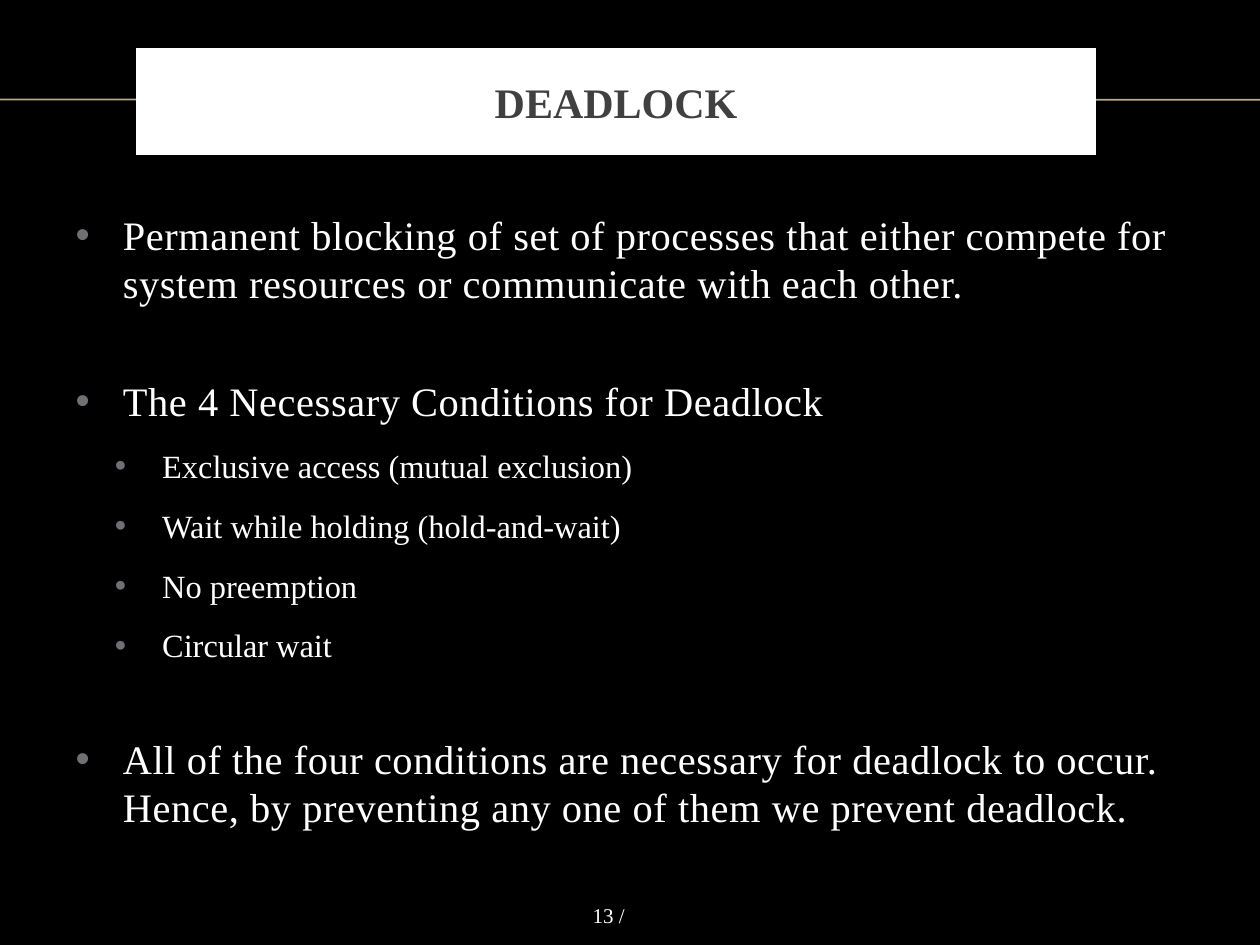
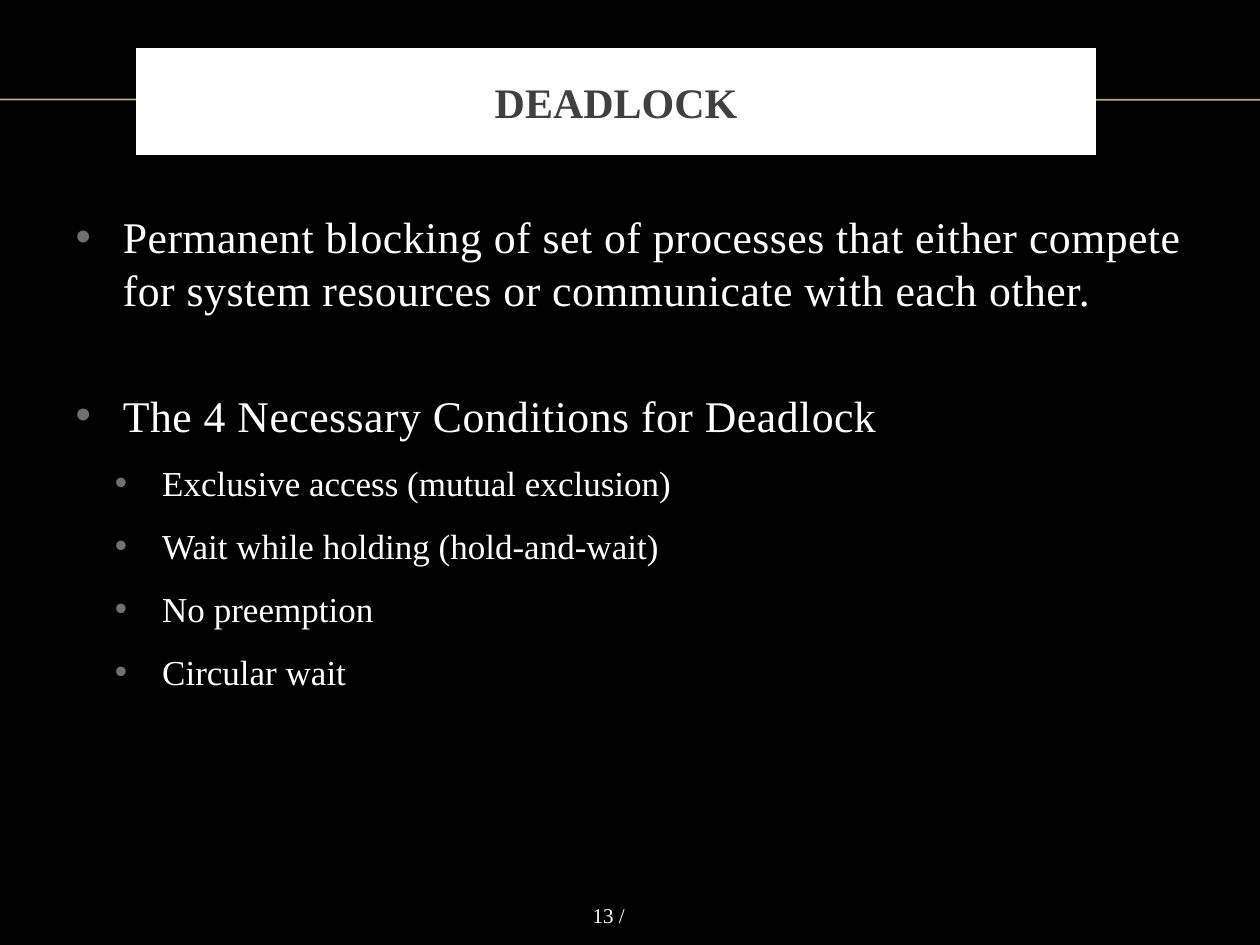
Before and after one commit to vong-srey/Paravantage, a slide deck: slide 13 of Presentation.pptx. Drawn at 1260x945 pixels with LibreOffice and Linux fonts; fonts in the diff are those of the drawing; background and template pictures are left out. Boxes give left, top, right and bottom in pixels: in the first picture for what was removed or moved away, otherwise in the second. Text is boxed around its words. In the diff, an @@ line names an element or a change of style, - is before the commit and + after.

Commit message:
Added one slide

```diff
--- a/Presentation.pptx
+++ b/Presentation.pptx
@@ text "Permanent blocking of set of ..." at bbox=[123, 222, 1180, 686]: size 23.1 to 25 pt in "Permanent blocking of set of processes that ...", "The 4 Necessary Conditions for Deadlock"; size 18.5 to 20 pt in "Exclusive access (mutual exclusion)", "Wait while holding (hold-and-wait)", "No preemption", "Circular wait" @@
@@ text at bbox=[123, 745, 1156, 831]: paragraph removed @@
-• All of the four conditions are necessary for deadlock to occur. Hence, by preventing any one of them we prevent deadlock.
```
Also in this commit, not shown: 1 slide added.
